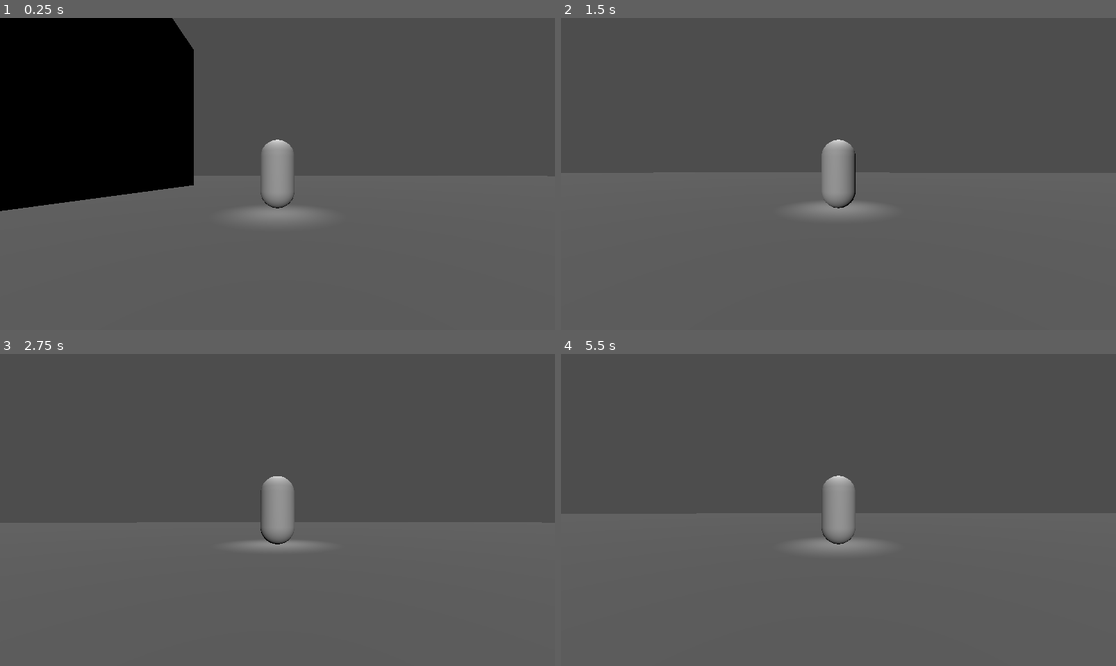
Above: before the commit, frames 1-4 (two rows, left to right).
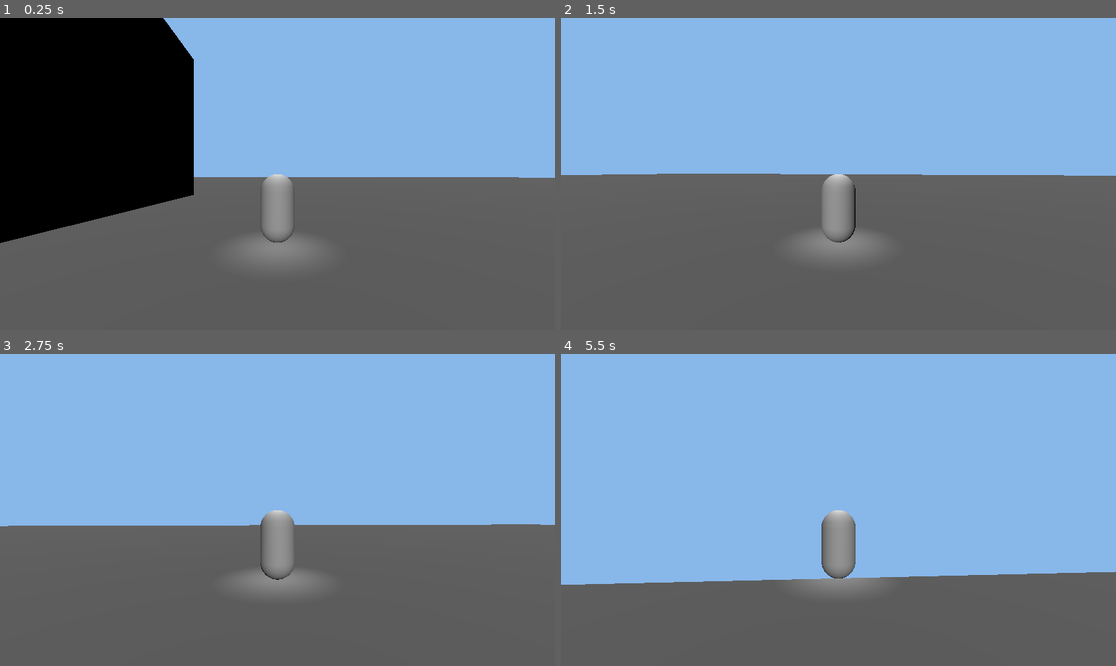
Above: after the commit, the same moments.

Repository: jackmenty/2025-Game
Game: Godot game, scene res://Scenes/Test_level.tscn
The game is run twice, just before and just after one commit, with the same random seed, the same clock (stepped at 60 frames per second) and the same inputs.
Inputs (mouse positions are in pixels of both pictures, inside the frame that each line leads up to):
- Up to frame 1 (0.25 s): no input
- Up to frame 2 (1.5 s): move the mouse to (866, 174) at 0.52 s; hold Shift (sprint, bound only after the commit) 0.53-1.28 s; hold W (move_forward) from 0.53 s (still down); tap Space (jump) at 0.77 s; move the mouse to (810, 174) at 1.27 s; tap Shift (sprint, bound only after the commit) at 1.35 s
- Up to frame 3 (2.75 s): keep holding W (move_forward); tap Space (jump) at 1.52 s; tap Enter at 2 s; move the mouse to (288, 503) at 2.02 s; hold Shift (sprint, bound only after the commit) from 2.03 s (still down)
- Up to frame 4 (5.5 s): keep holding W (move_forward); tap Space (jump) at 2.75, 3.02, 3.77, 4.52 s; move the mouse to (832, 516) at 2.77 s; release Shift (sprint, bound only after the commit) at 2.78 s; tap Shift (sprint, bound only after the commit) at 2.85, 4.35 s; move the mouse to (877, 513) at 3.52 s; hold Shift (sprint, bound only after the commit) 3.53-4.28 s; move the mouse to (794, 506) at 4.27 s; move the mouse to (844, 510) at 5.02 s; hold Shift (sprint, bound only after the commit) from 5.03 s (still down)

The runs differ from the first frame. In frame 1, 37% of the frame differs, in the area x 0-100%, y 0-79%; in frame 2, 52%; in frame 3, 56%; in frame 4, 72%, in the area x 0-100%, y 0-76%.

Commit message:
Added skybox and sprint

Diff:
--- a/Scenes/Character.tscn
+++ b/Scenes/Character.tscn
@@ -8,14 +8,9 @@
 [sub_resource type="CapsuleShape3D" id="CapsuleShape3D_677pu"]
 
 [node name="CharacterBody3D" type="CharacterBody3D"]
+collision_layer = 2
 axis_lock_angular_y = true
 script = ExtResource("1_0y7nr")
-
-[node name="RayCast3D" type="RayCast3D" parent="."]
-transform = Transform3D(1, 0, 0, 0, 1, 0, 0, 0, 1, 0, 1.21527, 0)
-target_position = Vector3(0, 0, 100)
-collision_mask = 4097
-debug_shape_custom_color = Color(0.621524, 0.621524, 0.621524, 1)
 
 [node name="MeshInstance3D" type="MeshInstance3D" parent="."]
 mesh = SubResource("CapsuleMesh_jo2ib")
@@ -24,8 +19,10 @@
 shape = SubResource("CapsuleShape3D_677pu")
 
 [node name="SpringArm3D" type="SpringArm3D" parent="."]
+transform = Transform3D(1, 0, 0, 0, 1, 0, 0, 0, 1, 0, 1, 0)
 spring_length = 6.0
 script = ExtResource("2_jo2ib")
+min_vertical_angle = -1.28456
 
 [node name="Camera3D" type="Camera3D" parent="SpringArm3D"]
 transform = Transform3D(1, 0, 0, 0, 1, 0, 0, 0, 1, 0, 0, 2.33997)
--- a/Scripts/Character.gd
+++ b/Scripts/Character.gd
@@ -2,10 +2,7 @@
 
 
 const SPEED = 20
-const MAX_SPEED = 10
 const JUMP_VELOCITY = 13.5
-const ACCELERATION = .5
-const DECELERATION = 20
 @onready var springarm = $SpringArm3D
 @onready var camera = $SpringArm3D/Camera3D
 
@@ -23,15 +20,16 @@
 	# As good practice, you should replace UI actions with custom gameplay actions.
 	var input_dir := Input.get_vector("move_left", "move_right", "move_forward", "move_back")
 	var direction: Vector3 = (springarm.transform.basis * Vector3(input_dir.x, 0, input_dir.y)).normalized()
-	$RayCast3D.target_position=springarm.position
 	var corrected_dir = Vector3(direction.x, 0, direction.z).normalized()
 	if corrected_dir:
 		velocity.x = corrected_dir.x * SPEED
 		velocity.z = corrected_dir.z * SPEED
+		if Input.is_action_pressed("sprint"):
+			velocity.x = corrected_dir.x * SPEED * 2
+			velocity.z = corrected_dir.z * SPEED * 2
 	else:
 		velocity.x = move_toward(velocity.x, 0, SPEED)
 		velocity.z = move_toward(velocity.z, 0, SPEED)
-	print(velocity.x, " ",  velocity.z)
 	if Input.is_action_just_pressed("ui_cancel"):
 		Input.set_mouse_mode(Input.MOUSE_MODE_VISIBLE)
 
--- a/Scripts/camera_spring_arm.gd
+++ b/Scripts/camera_spring_arm.gd
@@ -16,7 +16,7 @@
 		rotation.y = wrapf(rotation.y ,0.0, TAU)
 
 		rotation.x -= event.relative.y * mouse_sensitivity
-		rotation.x = clamp(rotation.x , -PI/2.1, PI/4)
+		rotation.x = clamp(rotation.x , min_vertical_angle, max_vertical_angle)
 
 
 # Called every frame. 'delta' is the elapsed time since the previous frame.
--- a/project.godot
+++ b/project.godot
@@ -53,11 +53,17 @@
 , Object(InputEventMouseButton,"resource_local_to_scene":false,"resource_name":"","device":-1,"window_id":0,"alt_presse …(249 unchanged characters)…
 ]
 }
+sprint={
+"deadzone": 0.2,
+"events": [Object(InputEventKey,"resource_local_to_scene":false,"resource_name":"","device":-1,"window_id":0,"alt_pressed":false,"shift_pressed":false,"ctrl_pressed":false,"meta_pressed":false,"pressed":false,"keycode":0,"physical_keycode":4194325,"key_label":0,"unicode":0,"location":0,"echo":false,"script":null)
+]
+}
 
 [rendering]
 
 lights_and_shadows/directional_shadow/soft_shadow_filter_quality=3
 anti_aliasing/quality/msaa_3d=1
+environment/defaults/default_clear_color=Color(0.534754, 0.716692, 0.918447, 1)
 
 [xr]
 
